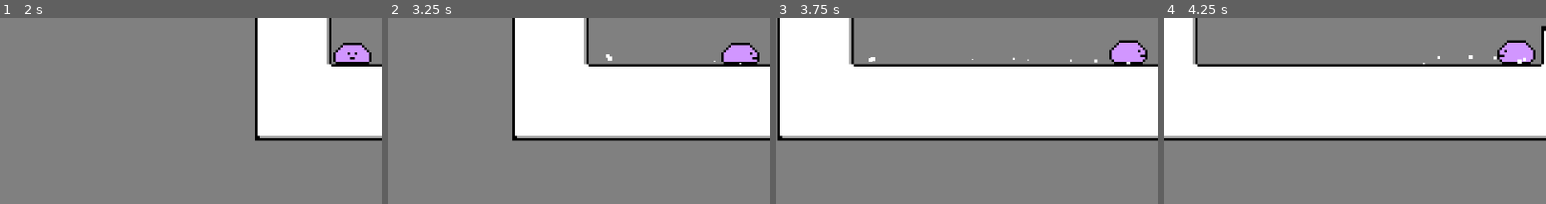
Above: before the commit, frames 1-4 (left to right).
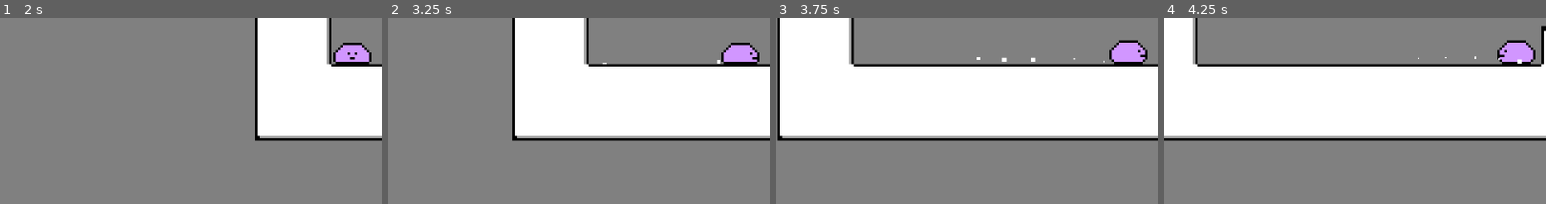
Above: after the commit, the same moments.

Repository: gabeschrock/frictionless
Game: Godot game, scene res://main.tscn
Two runs of this game, one before a commit and one after it. Both use one fixed random seed, a clock stepped at 60 frames per second and the inputs below.
Inputs:
- Up to frame 1 (2 s): click "Play" at 0.5 s; click "1" at 1.25 s
- Up to frame 2 (3.25 s): tap Enter at 2 s; hold Right (move_right) from 2.03 s (still down); tap Up (jump) at 2.27, 3.02 s
- Up to frame 3 (3.75 s): release Right (move_right) at 3.53 s; hold Left (move_left) from 3.53 s (still down)
- Up to frame 4 (4.25 s): keep holding Left (move_left)
The pictures show only the part of the screen within x 4-54%, y 42-92%; the shares and areas given below are measured in that part.

Frame 1 is identical in both runs. In frame 2, less than 0.1% of the frame differs, in the area x 56-93%, y 19-26%; in frame 3, 0.2%, in the area x 24-93%, y 21-26%; in frame 4, 0.1%.

Commit message:
finished walking particles

Diff:
--- a/player.gd
+++ b/player.gd
@@ -86,10 +86,7 @@
 	else:
 		velocity.x += move_toward(velocity.x, 0, SPEED) * delta
 
-	if is_on_floor() and abs(velocity.x) > 10:
-		$WalkParticles.visible = true
-	else:
-		$WalkParticles.visible = false
+	$WalkParticles.emitting = is_on_floor() and abs(velocity.x) > 30
 
 	if velocity.x:
 		$AnimatedSprite2D.play("walk")
--- a/player.tscn
+++ b/player.tscn
@@ -1,7 +1,6 @@
-[gd_scene load_steps=10 format=3 uid="uid://bryrwpbxmg7mf"]
+[gd_scene load_steps=9 format=3 uid="uid://bryrwpbxmg7mf"]
 
 [ext_resource type="Script" path="res://player.gd" id="1_wk7f4"]
-[ext_resource type="Texture2D" uid="uid://d0pdwqfrujekl" path="res://assets/Player placeholder.png" id="2_33qst"]
 [ext_resource type="Texture2D" uid="uid://bpa8xrq0s140b" path="res://assets/Player-spritesheet.png" id="2_p3v7r"]
 
 [sub_resource type="AtlasTexture" id="AtlasTexture_h2ljk"]
@@ -31,14 +30,6 @@
 }],
 "loop": true,
 "name": &"idle",
-"speed": 5.0
-}, {
-"frames": [{
-"duration": 1.0,
-"texture": ExtResource("2_33qst")
-}],
-"loop": true,
-"name": &"placeholder",
 "speed": 5.0
 }, {
 "frames": [{
@@ -76,6 +67,7 @@
 
 [node name="WalkParticles" type="CPUParticles2D" parent="."]
 position = Vector2(0, 20)
+emitting = false
 direction = Vector2(0, -1)
 gravity = Vector2(0, 100)
 initial_velocity_min = 50.0
Binary file removed: assets/Player placeholder.png
Not shown, removed: assets/Player placeholder.png.import
